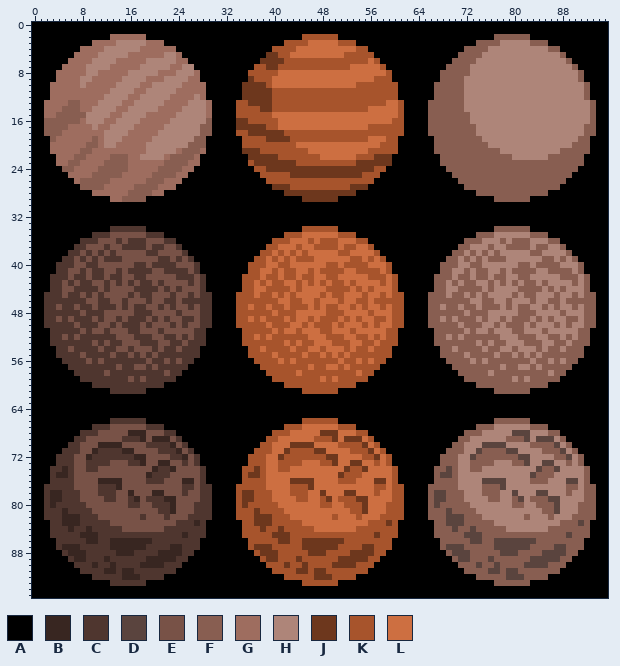
File history of a sprite sheet, planets/planets.png. This is how it looked before the edit.
The file is 96x96 pixels. Colours within 5 levels of each other are drawn and written as one.
Palette (. is transparent): A #000000  B #382621  C #4f362f  D #5a443e  E #785247  F #885e51  G #9e6d5f  H #ae8579  J #6d371d  K #a7542c  L #cd6f41
Now the later version:
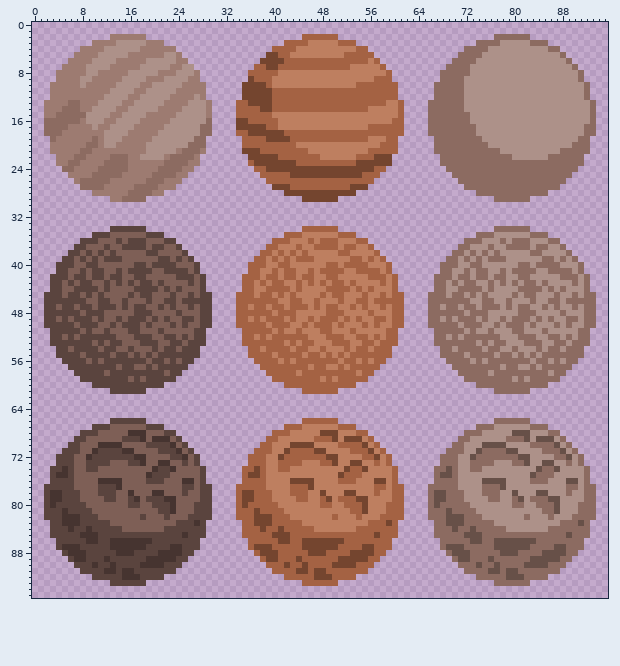
Edits made:
colour B: #382621 -> #463430
colour C: #4f362f -> #5a443e
colour D: #5a443e -> #675048
colour E: #785247 -> #7e5f56
colour F: #885e51 -> #8c6b61
colour G: #9e6d5f -> #9d7b71
colour H: #ae8579 -> #ad9189
colour J: #6d371d -> #74452f
colour K: #a7542c -> #a46243
colour L: #cd6f41 -> #be7f60
y 0..1: x 0..95 AAAAAAAAAAAAAAAAAAAAAAAAAAAAAAAAAAAAAAAAAAAAAAAAAAAAAAAAAAAAAAAAAAAAAAAAAAAAAAAAAAAAAAAAAAAAAAAA -> ................................................................................................
y 2: x 0..12 AAAAAAAAAAAAA -> .............; x 19..44 AAAAAAAAAAAAAAAAAAAAAAAAAA -> ..........................; x 51..76 AAAAAAAAAAAAAAAAAAAAAAAAAA -> ..........................; x 83..95 AAAAAAAAAAAAA -> .............
y 3: x 0..9 AAAAAAAAAA -> ..........; x 22..41 AAAAAAAAAAAAAAAAAAAA -> ....................; x 54..73 AAAAAAAAAAAAAAAAAAAA -> ....................; x 86..95 AAAAAAAAAA -> ..........
y 4: x 0..7 AAAAAAAA -> ........; x 24..39 AAAAAAAAAAAAAAAA -> ................; x 56..71 AAAAAAAAAAAAAAAA -> ................; x 88..95 AAAAAAAA -> ........
y 5: x 0..6 AAAAAAA -> .......; x 25..38 AAAAAAAAAAAAAA -> ..............; x 57..70 AAAAAAAAAAAAAA -> ..............; x 89..95 AAAAAAA -> .......
y 6: x 0..5 AAAAAA -> ......; x 26..37 AAAAAAAAAAAA -> ............; x 58..69 AAAAAAAAAAAA -> ............; x 90..95 AAAAAA -> ......
y 7: x 0..4 AAAAA -> .....; x 27..36 AAAAAAAAAA -> ..........; x 59..68 AAAAAAAAAA -> ..........; x 91..95 AAAAA -> .....
y 8..9: x 0..3 AAAA -> ....; x 28..35 AAAAAAAA -> ........; x 60..67 AAAAAAAA -> ........; x 92..95 AAAA -> ....
y 10..12: x 0..2 AAA -> ...; x 29..34 AAAAAA -> ......; x 61..66 AAAAAA -> ......; x 93..95 AAA -> ...
y 13..18: x 0..1 AA -> ..; x 30..33 AAAA -> ....; x 62..65 AAAA -> ....; x 94..95 AA -> ..
y 19..21: x 0..2 AAA -> ...; x 29..34 AAAAAA -> ......; x 61..66 AAAAAA -> ......; x 93..95 AAA -> ...
y 22..23: x 0..3 AAAA -> ....; x 28..35 AAAAAAAA -> ........; x 60..67 AAAAAAAA -> ........; x 92..95 AAAA -> ....
y 24: x 0..4 AAAAA -> .....; x 27..36 AAAAAAAAAA -> ..........; x 59..68 AAAAAAAAAA -> ..........; x 91..95 AAAAA -> .....
y 25: x 0..5 AAAAAA -> ......; x 26..37 AAAAAAAAAAAA -> ............; x 58..69 AAAAAAAAAAAA -> ............; x 90..95 AAAAAA -> ......
y 26: x 0..6 AAAAAAA -> .......; x 25..38 AAAAAAAAAAAAAA -> ..............; x 57..70 AAAAAAAAAAAAAA -> ..............; x 89..95 AAAAAAA -> .......
y 27: x 0..7 AAAAAAAA -> ........; x 24..39 AAAAAAAAAAAAAAAA -> ................; x 56..71 AAAAAAAAAAAAAAAA -> ................; x 88..95 AAAAAAAA -> ........
y 28: x 0..9 AAAAAAAAAA -> ..........; x 22..41 AAAAAAAAAAAAAAAAAAAA -> ....................; x 54..73 AAAAAAAAAAAAAAAAAAAA -> ....................; x 86..95 AAAAAAAAAA -> ..........
y 29: x 0..12 AAAAAAAAAAAAA -> .............; x 19..44 AAAAAAAAAAAAAAAAAAAAAAAAAA -> ..........................; x 51..76 AAAAAAAAAAAAAAAAAAAAAAAAAA -> ..........................; x 83..95 AAAAAAAAAAAAA -> .............
y 30..33: x 0..95 AAAAAAAAAAAAAAAAAAAAAAAAAAAAAAAAAAAAAAAAAAAAAAAAAAAAAAAAAAAAAAAAAAAAAAAAAAAAAAAAAAAAAAAAAAAAAAAA -> ................................................................................................
y 34: x 0..12 AAAAAAAAAAAAA -> .............; x 19..44 AAAAAAAAAAAAAAAAAAAAAAAAAA -> ..........................; x 51..76 AAAAAAAAAAAAAAAAAAAAAAAAAA -> ..........................; x 83..95 AAAAAAAAAAAAA -> .............
y 35: x 0..9 AAAAAAAAAA -> ..........; x 22..41 AAAAAAAAAAAAAAAAAAAA -> ....................; x 54..73 AAAAAAAAAAAAAAAAAAAA -> ....................; x 86..95 AAAAAAAAAA -> ..........
y 36: x 0..7 AAAAAAAA -> ........; x 24..39 AAAAAAAAAAAAAAAA -> ................; x 56..71 AAAAAAAAAAAAAAAA -> ................; x 88..95 AAAAAAAA -> ........
y 37: x 0..6 AAAAAAA -> .......; x 25..38 AAAAAAAAAAAAAA -> ..............; x 57..70 AAAAAAAAAAAAAA -> ..............; x 89..95 AAAAAAA -> .......
y 38: x 0..5 AAAAAA -> ......; x 26..37 AAAAAAAAAAAA -> ............; x 58..69 AAAAAAAAAAAA -> ............; x 90..95 AAAAAA -> ......
y 39: x 0..4 AAAAA -> .....; x 27..36 AAAAAAAAAA -> ..........; x 59..68 AAAAAAAAAA -> ..........; x 91..95 AAAAA -> .....
y 40..41: x 0..3 AAAA -> ....; x 28..35 AAAAAAAA -> ........; x 60..67 AAAAAAAA -> ........; x 92..95 AAAA -> ....
y 42..44: x 0..2 AAA -> ...; x 29..34 AAAAAA -> ......; x 61..66 AAAAAA -> ......; x 93..95 AAA -> ...
y 45..50: x 0..1 AA -> ..; x 30..33 AAAA -> ....; x 62..65 AAAA -> ....; x 94..95 AA -> ..
y 51..53: x 0..2 AAA -> ...; x 29..34 AAAAAA -> ......; x 61..66 AAAAAA -> ......; x 93..95 AAA -> ...
y 54..55: x 0..3 AAAA -> ....; x 28..35 AAAAAAAA -> ........; x 60..67 AAAAAAAA -> ........; x 92..95 AAAA -> ....
y 56: x 0..4 AAAAA -> .....; x 27..36 AAAAAAAAAA -> ..........; x 59..68 AAAAAAAAAA -> ..........; x 91..95 AAAAA -> .....
y 57: x 0..5 AAAAAA -> ......; x 26..37 AAAAAAAAAAAA -> ............; x 58..69 AAAAAAAAAAAA -> ............; x 90..95 AAAAAA -> ......
y 58: x 0..6 AAAAAAA -> .......; x 25..38 AAAAAAAAAAAAAA -> ..............; x 57..70 AAAAAAAAAAAAAA -> ..............; x 89..95 AAAAAAA -> .......
y 59: x 0..7 AAAAAAAA -> ........; x 24..39 AAAAAAAAAAAAAAAA -> ................; x 56..71 AAAAAAAAAAAAAAAA -> ................; x 88..95 AAAAAAAA -> ........
y 60: x 0..9 AAAAAAAAAA -> ..........; x 22..41 AAAAAAAAAAAAAAAAAAAA -> ....................; x 54..73 AAAAAAAAAAAAAAAAAAAA -> ....................; x 86..95 AAAAAAAAAA -> ..........
y 61: x 0..12 AAAAAAAAAAAAA -> .............; x 19..44 AAAAAAAAAAAAAAAAAAAAAAAAAA -> ..........................; x 51..76 AAAAAAAAAAAAAAAAAAAAAAAAAA -> ..........................; x 83..95 AAAAAAAAAAAAA -> .............
y 62..65: x 0..95 AAAAAAAAAAAAAAAAAAAAAAAAAAAAAAAAAAAAAAAAAAAAAAAAAAAAAAAAAAAAAAAAAAAAAAAAAAAAAAAAAAAAAAAAAAAAAAAA -> ................................................................................................
y 66: x 0..12 AAAAAAAAAAAAA -> .............; x 19..44 AAAAAAAAAAAAAAAAAAAAAAAAAA -> ..........................; x 51..76 AAAAAAAAAAAAAAAAAAAAAAAAAA -> ..........................; x 83..95 AAAAAAAAAAAAA -> .............
y 67: x 0..9 AAAAAAAAAA -> ..........; x 22..41 AAAAAAAAAAAAAAAAAAAA -> ....................; x 54..73 AAAAAAAAAAAAAAAAAAAA -> ....................; x 86..95 AAAAAAAAAA -> ..........
y 68: x 0..7 AAAAAAAA -> ........; x 24..39 AAAAAAAAAAAAAAAA -> ................; x 56..71 AAAAAAAAAAAAAAAA -> ................; x 88..95 AAAAAAAA -> ........
y 69: x 0..6 AAAAAAA -> .......; x 25..38 AAAAAAAAAAAAAA -> ..............; x 57..70 AAAAAAAAAAAAAA -> ..............; x 89..95 AAAAAAA -> .......
y 70: x 0..5 AAAAAA -> ......; x 26..37 AAAAAAAAAAAA -> ............; x 58..69 AAAAAAAAAAAA -> ............; x 90..95 AAAAAA -> ......
y 71: x 0..4 AAAAA -> .....; x 27..36 AAAAAAAAAA -> ..........; x 59..68 AAAAAAAAAA -> ..........; x 91..95 AAAAA -> .....
y 72..73: x 0..3 AAAA -> ....; x 28..35 AAAAAAAA -> ........; x 60..67 AAAAAAAA -> ........; x 92..95 AAAA -> ....
y 74..76: x 0..2 AAA -> ...; x 29..34 AAAAAA -> ......; x 61..66 AAAAAA -> ......; x 93..95 AAA -> ...
y 77..82: x 0..1 AA -> ..; x 30..33 AAAA -> ....; x 62..65 AAAA -> ....; x 94..95 AA -> ..
y 83..85: x 0..2 AAA -> ...; x 29..34 AAAAAA -> ......; x 61..66 AAAAAA -> ......; x 93..95 AAA -> ...
y 86..87: x 0..3 AAAA -> ....; x 28..35 AAAAAAAA -> ........; x 60..67 AAAAAAAA -> ........; x 92..95 AAAA -> ....
y 88: x 0..4 AAAAA -> .....; x 27..36 AAAAAAAAAA -> ..........; x 59..68 AAAAAAAAAA -> ..........; x 91..95 AAAAA -> .....
y 89: x 0..5 AAAAAA -> ......; x 26..37 AAAAAAAAAAAA -> ............; x 58..69 AAAAAAAAAAAA -> ............; x 90..95 AAAAAA -> ......
y 90: x 0..6 AAAAAAA -> .......; x 25..38 AAAAAAAAAAAAAA -> ..............; x 57..70 AAAAAAAAAAAAAA -> ..............; x 89..95 AAAAAAA -> .......
y 91: x 0..7 AAAAAAAA -> ........; x 24..39 AAAAAAAAAAAAAAAA -> ................; x 56..71 AAAAAAAAAAAAAAAA -> ................; x 88..95 AAAAAAAA -> ........
y 92: x 0..9 AAAAAAAAAA -> ..........; x 22..41 AAAAAAAAAAAAAAAAAAAA -> ....................; x 54..73 AAAAAAAAAAAAAAAAAAAA -> ....................; x 86..95 AAAAAAAAAA -> ..........
y 93: x 0..12 AAAAAAAAAAAAA -> .............; x 19..44 AAAAAAAAAAAAAAAAAAAAAAAAAA -> ..........................; x 51..76 AAAAAAAAAAAAAAAAAAAAAAAAAA -> ..........................; x 83..95 AAAAAAAAAAAAA -> .............
y 94..95: x 0..95 AAAAAAAAAAAAAAAAAAAAAAAAAAAAAAAAAAAAAAAAAAAAAAAAAAAAAAAAAAAAAAAAAAAAAAAAAAAAAAAAAAAAAAAAAAAAAAAA -> ................................................................................................
